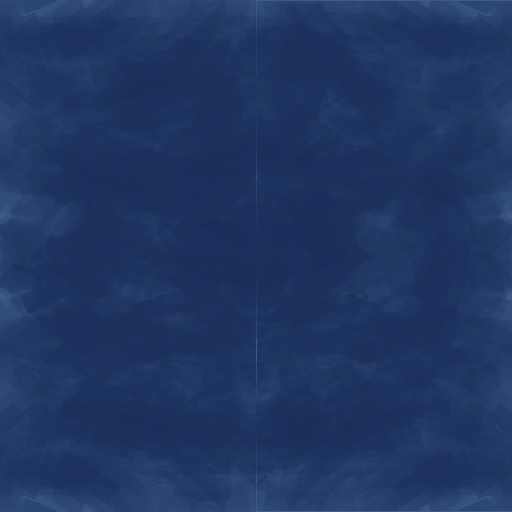
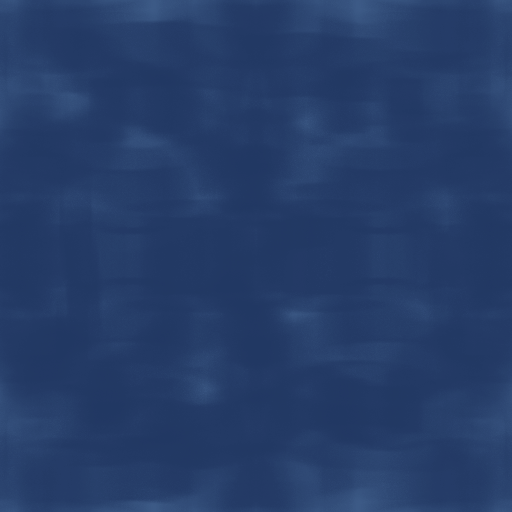
Two versions of the same layered image (512x512). Layer-by-layer changes:
renamed "Layer 9 Merged" to "Layer 8 Merged", opacity 61% → 46%, painted on it over [0, 0, 512, 512]
